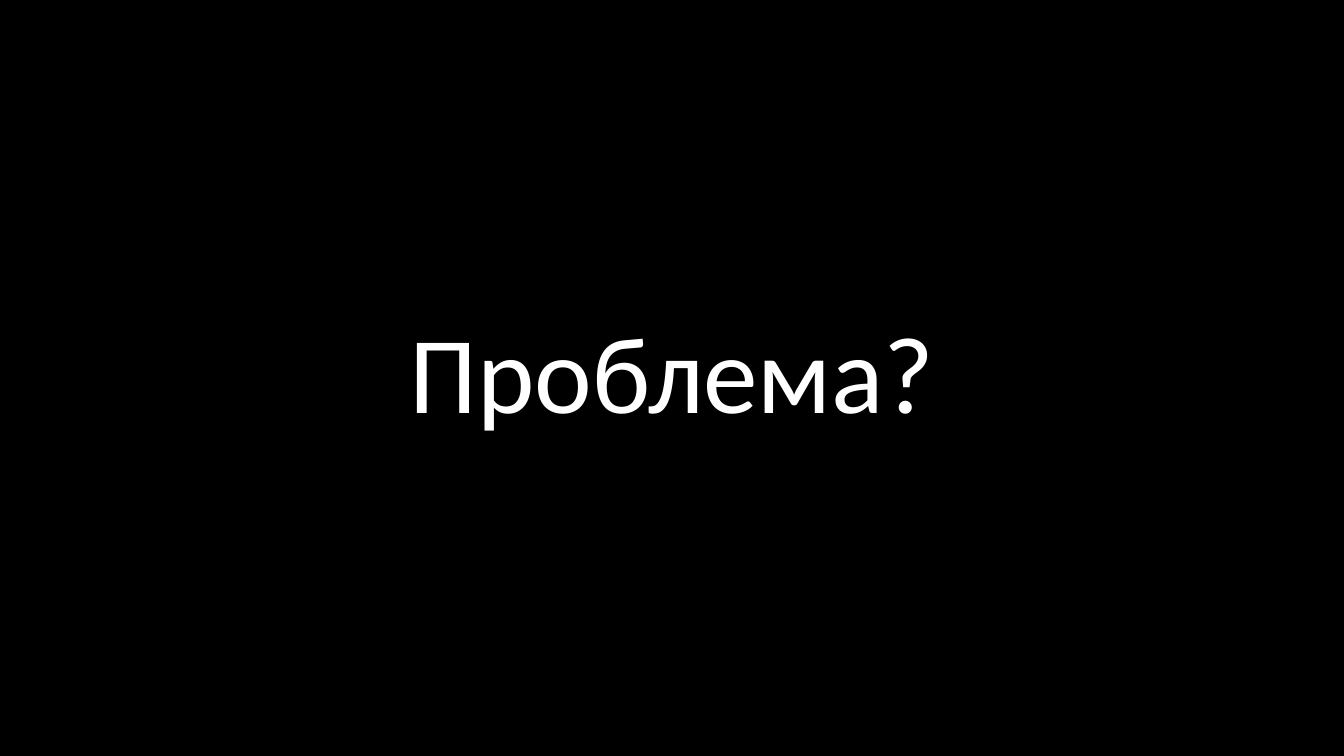
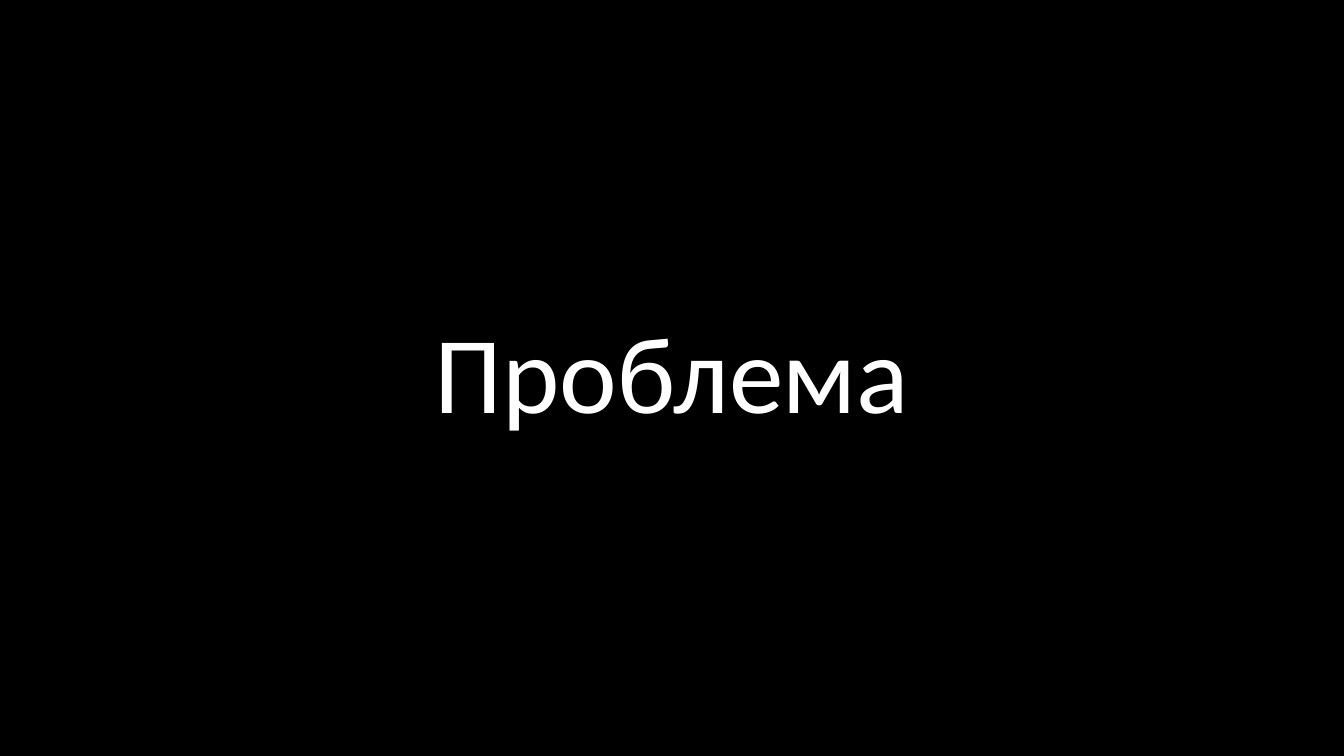
Before and after one commit to thecattest/testing-system, a slide deck: slide 2 of presentation.pptx. Drawn at 1344x756 pixels with LibreOffice and Linux fonts; fonts in the diff are those of the drawing. Boxes give left, top, right and bottom in pixels: in the first picture for what was removed or moved away, otherwise in the second. Text is boxed around its words. In the diff, an @@ line names an element or a change of style, - is before the commit and + after.

```diff
--- a/presentation.pptx
+++ b/presentation.pptx
@@ title at [435, 338, 909, 431]: text changed @@
-Проблема?
+Проблема
```
Also in this commit, not shown: 3 other slides changed, 5 slides added, 3 slides removed.
